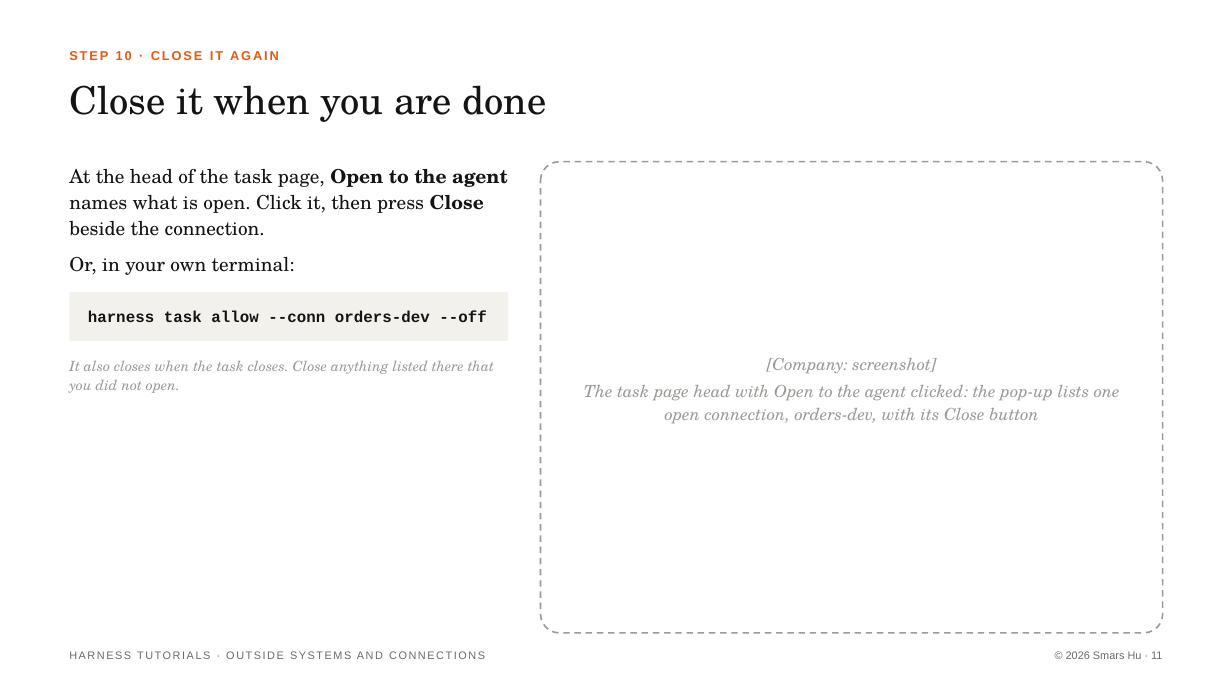
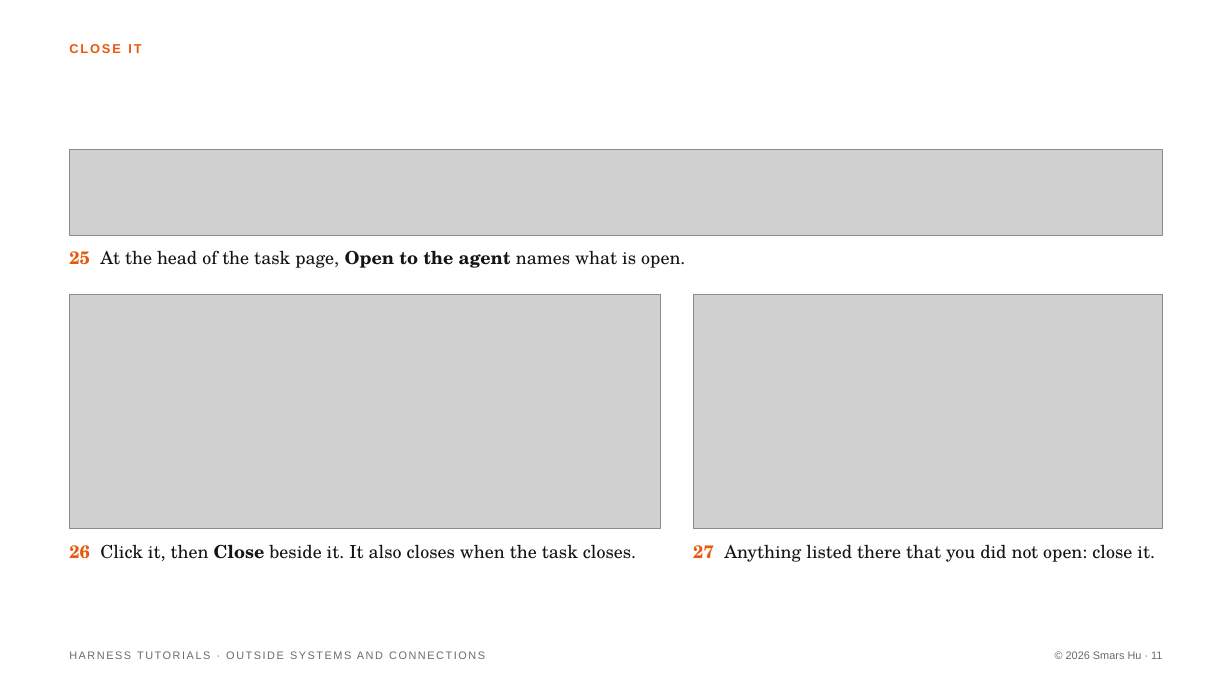
Before and after one commit to Smars-Bin-Hu/ai-exploration, a slide deck: slide 11 of source/tutorials/5_outside.pptx. Drawn at 1232x693 pixels with LibreOffice and Linux fonts; fonts in the diff are those of the drawing; grey boxes stand for pictures. Boxes give left, top, right and bottom in pixels: in the first picture for what was removed or moved away, otherwise in the second. Text is boxed around its words. In the diff, an @@ line names an element or a change of style, - is before the commit and + after.

```diff
--- a/source/tutorials/5_outside.pptx
+++ b/source/tutorials/5_outside.pptx
@@ text at <box>69,44,141,53</box>: text changed @@
-STEP 10 · CLOSE IT AGAIN
+CLOSE IT
@@ text removed at <box>69,85,547,122</box> @@
-Close it when you are done
@@ picture added at <box>69,149,1163,235</box> @@
@@ rounded rectangle removed at <box>541,162,1163,633</box> @@
@@ text at <box>69,250,685,268</box>: text changed; size 15 to 14 pt @@
-At the head of the task page, Open to the agent names what is open. Click it, then press Close beside the connection.
-Or, in your own terminal:
+25 At the head of the task page, Open to the agent names what is open.
@@ rounded rectangle removed at <box>69,292,508,341</box> @@
@@ picture added at <box>69,295,661,530</box> @@
@@ picture added at <box>693,295,1163,530</box> @@
@@ text removed at <box>88,311,487,322</box> @@
-harness task allow --conn orders-dev --off
@@ text removed at <box>584,358,1120,423</box> @@
-[Company: screenshot]
-The task page head with Open to the agent clicked: the pop-up lists one open connection, orders-dev, with its Close button
@@ text added at <box>69,544,636,561</box>, 14 pt, text #141414 @@
+26 Click it, then Close beside it. It also closes when the task closes.
@@ text at <box>693,544,1155,562</box>: text changed; size 11 to 14 pt; text colour #9A9A96 to #141414; italic off @@
-It also closes when the task closes. Close anything listed there that you did not open.
+27 Anything listed there that you did not open: close it.
```
Also in this commit, not shown: 8 other slides changed, 4 slides added, 4 slides removed, 17 other files.
